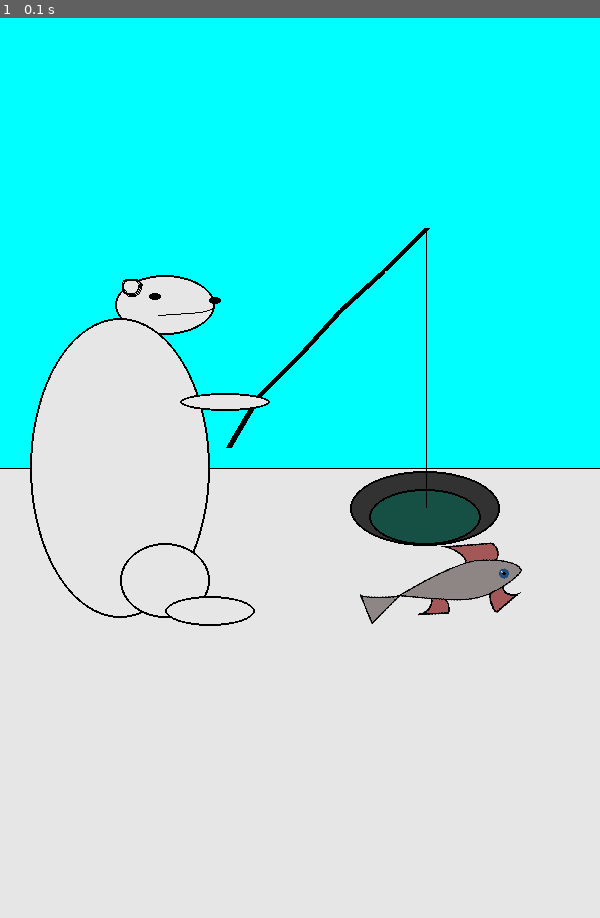
Above: before the commit, frame 1.
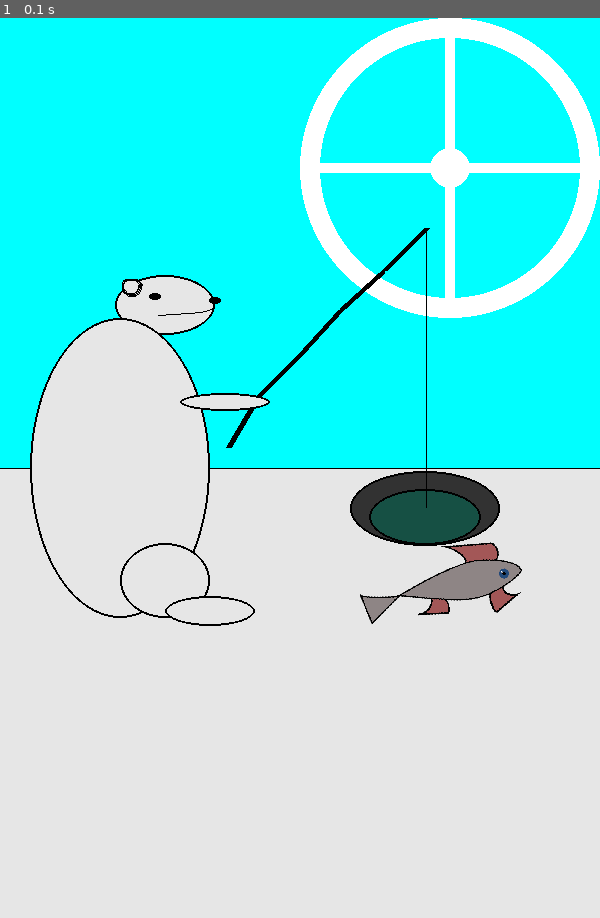
Above: after the commit, the same moment.

Repository: python-practice-b02-006/Biglov
Game: pygame game, started from lab4/task2.py
Two runs of this game, one before a commit and one after it. Both use one fixed random seed, a clock stepped at 60 frames per second and the inputs below.
Inputs:
- Up to frame 1 (0.1 s): no input

The runs differ from the first frame. In frame 1, 4.3% of the frame differs, in the area x 50-100%, y 0-34%.

Commit message:
finished third task

Diff:
--- a/lab4/task2.py
+++ b/lab4/task2.py
@@ -13,12 +13,28 @@
     "water": (22, 80, 68),
     "black": (0, 0, 0),
     "sky": (0, 255, 255)
+
 }
 
 
 def bordered_ellipse(screen, color, rect, width):
     dr.ellipse(screen, color, rect)
     dr.ellipse(screen, COLORS["black"], rect, width)
+
+def draw_sun(screen):
+    width = screen.get_width()
+
+    srf = pygame.Surface((width//2, width//2))
+    srf.set_colorkey((0, 0, 0))
+
+    dr.ellipse(srf, (255, 255, 255), [0, 0, width//2, width//2], 20)
+    dr.ellipse(srf, (255, 255, 255), [width//4 - 20, width//4 - 20, 40, 40])
+    dr.rect(srf, (255, 255, 255), [width//4 - 5, 0, 10, width//2])
+    dr.rect(srf, (255, 255, 255), [0, width//4 - 5, width//2, 10])
+
+    screen.blit(srf, (width//2, 0))
+
+
 
 def draw_background(screen):
     width, height = screen.get_width(), screen.get_height()
@@ -27,9 +43,11 @@
     dr.rect(screen, COLORS["grey"], [0, height//2, width, height//2])
     dr.line(screen, COLORS["black"], (0, height//2), (width, height//2))
 
+    draw_sun(screen)
+
 
 def draw_poodle(screen, x, y, scale):
-    w, h = 100*scale, 50*scale
+    w, h = int(100*scale), int(50*scale)
 
     rect1 = [x - w//2, y - h//2, w, h]
     bordered_ellipse(screen, COLORS["dark-grey"], rect1, 2)
@@ -128,6 +146,7 @@
 FPS = 30
 screen = pygame.display.set_mode((600, 900))
 
+
 draw_background(screen)
 
 draw_scene(screen, screen.get_width()//2, screen.get_height()//2, 1)
--- a/lab4/task3.py
+++ b/lab4/task3.py
@@ -16,10 +16,27 @@
 }
 
 
+
+
 def bordered_ellipse(screen, color, rect, width):
     dr.ellipse(screen, color, rect)
     dr.ellipse(screen, COLORS["black"], rect, width)
 
+def draw_sun(screen):
+    width = screen.get_width()
+
+    srf = pygame.Surface((width//2, width//2))
+    srf.set_colorkey((0, 0, 0))
+
+    dr.ellipse(srf, (255, 255, 255), [0, 0, width//2, width//2], 20)
+    dr.ellipse(srf, (255, 255, 255), [width//4 - 20, width//4 - 20, 40, 40])
+    dr.rect(srf, (255, 255, 255), [width//4 - 5, 0, 10, width//2])
+    dr.rect(srf, (255, 255, 255), [0, width//4 - 5, width//2, 10])
+
+    screen.blit(srf, (width//2, 0))
+
+
+
 def draw_background(screen):
     width, height = screen.get_width(), screen.get_height()
 
@@ -27,9 +44,12 @@
     dr.rect(screen, COLORS["grey"], [0, height//2, width, height//2])
     dr.line(screen, COLORS["black"], (0, height//2), (width, height//2))
 
+    draw_sun(screen)
+
+
 
 def draw_poodle(screen, x, y, scale):
-    w, h = 100*scale, 50*scale
+    w, h = int(100*scale), int(50*scale)
 
     rect1 = [x - w//2, y - h//2, w, h]
     bordered_ellipse(screen, COLORS["dark-grey"], rect1, 2)
@@ -106,19 +126,61 @@
     #arms
     bordered_ellipse(screen, COLORS["grey"], [x + w//3, y - h//4, w//2, h//16], 2)
 
-def draw_fish(screen, x, y, ang, scale):
+def draw_fish(screen, x, y, ang, scale, mirror):
     srf = FISH_IMG.copy()
 
     srf = trans.rotate(srf, ang)
     srf = trans.scale(srf, (int(srf.get_width()*scale), int(srf.get_height()*scale)))
+    if mirror:
+        srf = trans.flip(srf, True, False)
 
     screen.blit(srf, (x, y))
 
+def draw_fishes(screen, x, y, scale):
+    dl = int(10*scale)
+    coords = [
+        ( 4, 5, 10, scale/3, False),
+        (-2, 4,-10, scale/3, False),
+        ( 5, 6,-10, scale/3, True),
+        (-1, 8,-10, scale/3, False),
+
+        ( 1,-5, 10, scale/4, True),
+        ( 4,-5,  0, scale/4, False),
+        ( 7,-5,-10, scale/4, False)
+    ]
+
+    for dx, dy, ang, scl, mirr in coords:
+        draw_fish(screen, x + dx*dl, y + dy*dl, ang, scl, mirr)
 
 def draw_scene(screen, x, y, scale):
     draw_poodle(screen, x + 125*scale, y + 40*scale, 1.5*scale)
     draw_bear(screen, x - 180*scale, y, scale)
-    draw_fish(screen, x + 40*scale, y + 45*scale, 10, scale/2)
+    draw_fishes(screen, x, y, scale)
+
+def get_scene_srf():
+    scene_srf = pygame.Surface((600, 900))
+    scene_srf.set_colorkey((0, 255, 0))
+    scene_srf.fill((0, 255, 0))
+    draw_scene(scene_srf, scene_srf.get_width()//2, scene_srf.get_height()//2, 1)
+
+    return scene_srf
+
+def draw_scenes(screen):
+    scene_srf = get_scene_srf()
+
+    coords = [
+        (100, 400, 0.4, True),
+        (350, 300, 0.4, True),
+        (  0, 500, 0.6, False),
+        (200, 300, 0.8, True)
+    ]
+
+    for x, y, scale, mirr in coords:
+        w, h = int(scale*scene_srf.get_width()), int(scale*scene_srf.get_height())
+        srf = trans.scale(scene_srf, (w, h))
+        srf = trans.flip(srf, mirr, False)
+
+        screen.blit(srf, (x,y))
 
 
 
@@ -130,13 +192,8 @@
 
 
 draw_background(screen)
-
-scene_srf = pygame.Surface((600, 900))
-scene_srf.set_colorkey((0, 255, 0))
-scene_srf.fill((0, 255, 0))
-draw_scene(scene_srf, scene_srf.get_width()//2, scene_srf.get_height()//2, 1)
-
-screen.blit(scene_srf, (0,0))
+draw_scenes(screen)
+
 pygame.display.update()
 
 
